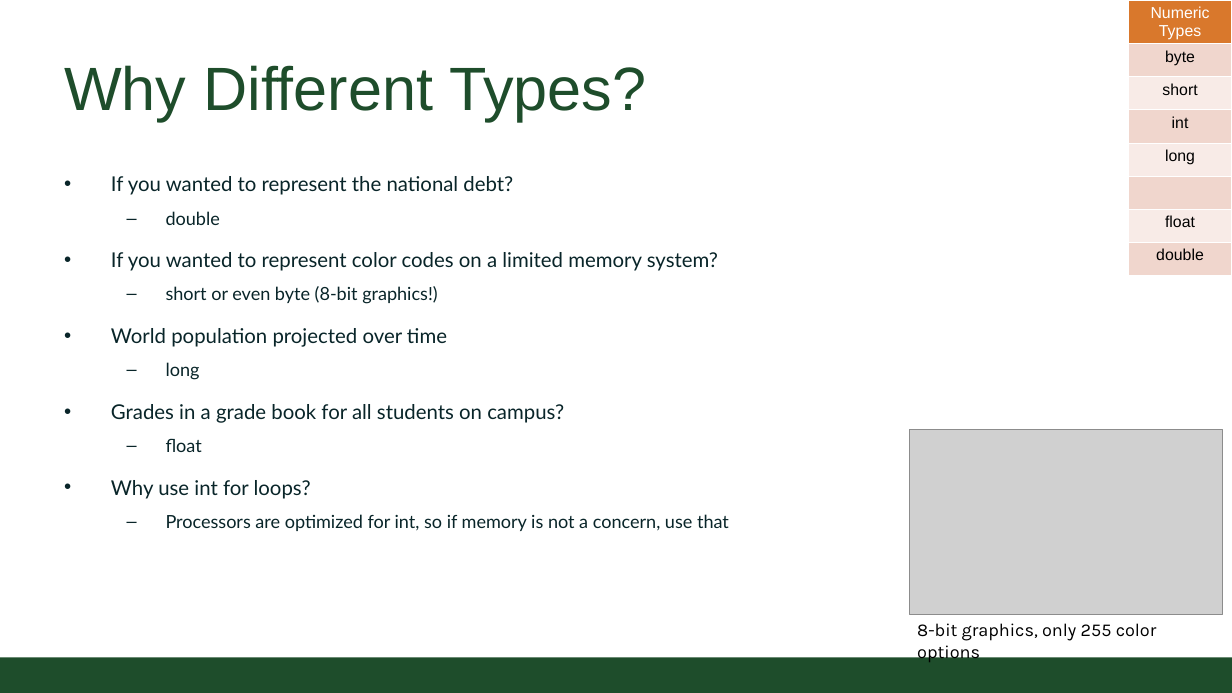
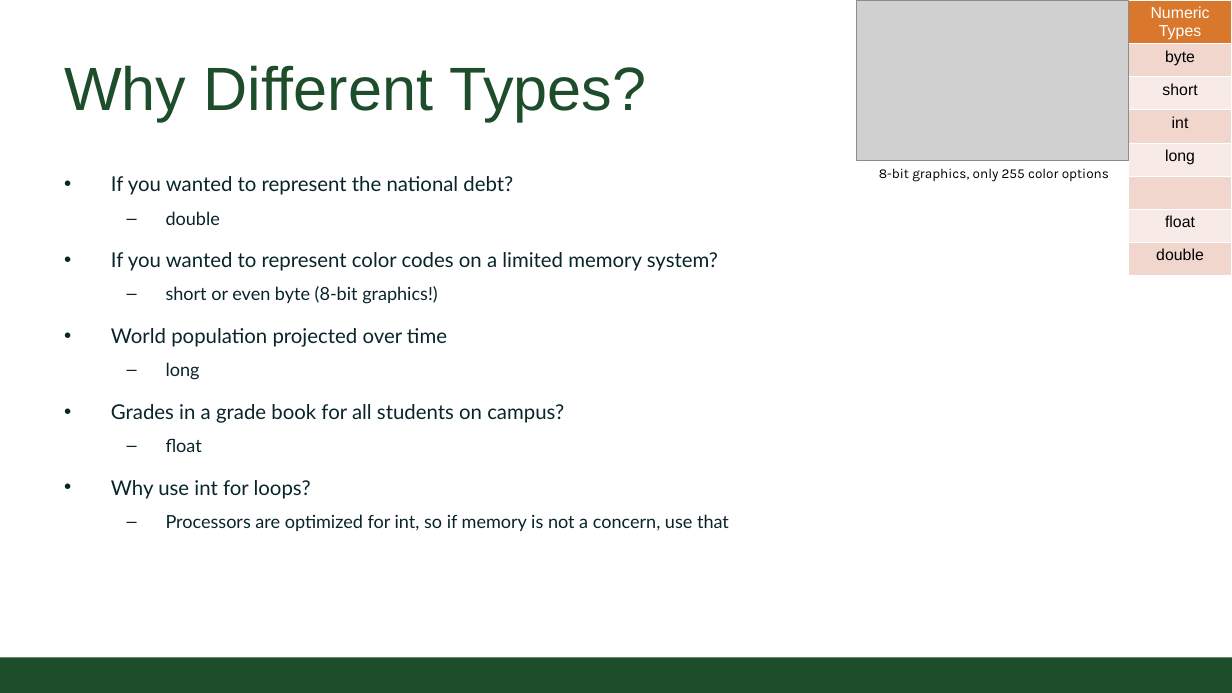
Before and after one commit to coloradostateuniversity/CSUCS1ClassExamples, a slide deck: slide 5 of slides/Online/2020/07b - dataTypes.pptx. Drawn at 1232x693 pixels with LibreOffice and Linux fonts; fonts in the diff are those of the drawing; grey boxes stand for pictures; background and template pictures are left out. Boxes give left, top, right and bottom in pixels: in the first picture for what was removed or moved away, otherwise in the second. Text is boxed around its words. In the diff, an @@ line names an element or a change of style, - is before the commit and + after.

```diff
--- a/slides/Online/2020/07b - dataTypes.pptx
+++ b/slides/Online/2020/07b - dataTypes.pptx
@@ picture: place and size @@
-picture at (909,430,1223,615)
+picture at (857,0,1128,160)
@@ text "8-bit graphics, only 255 color ...": place and size @@
-text "8-bit graphics, only 255 color ..." at (917,623,1157,664)
+text "8-bit graphics, only 255 color ..." at (879,168,1109,182)
@@ text "8-bit graphics, only 255 color ..." at (879,168,1109,182): size 16 to 12 pt @@
```
Also in this commit, not shown: 1 other slide changed, 8 other files.
